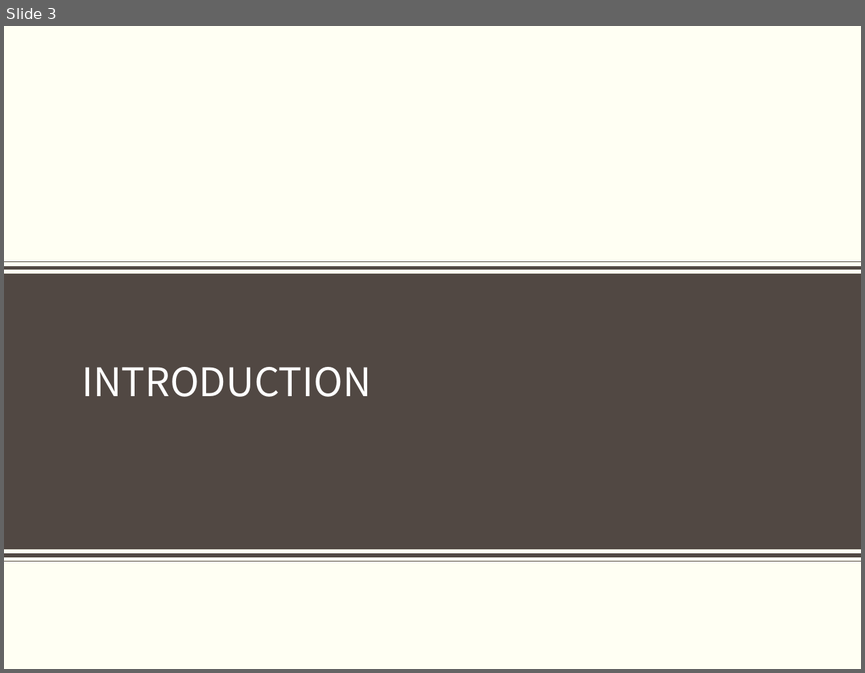
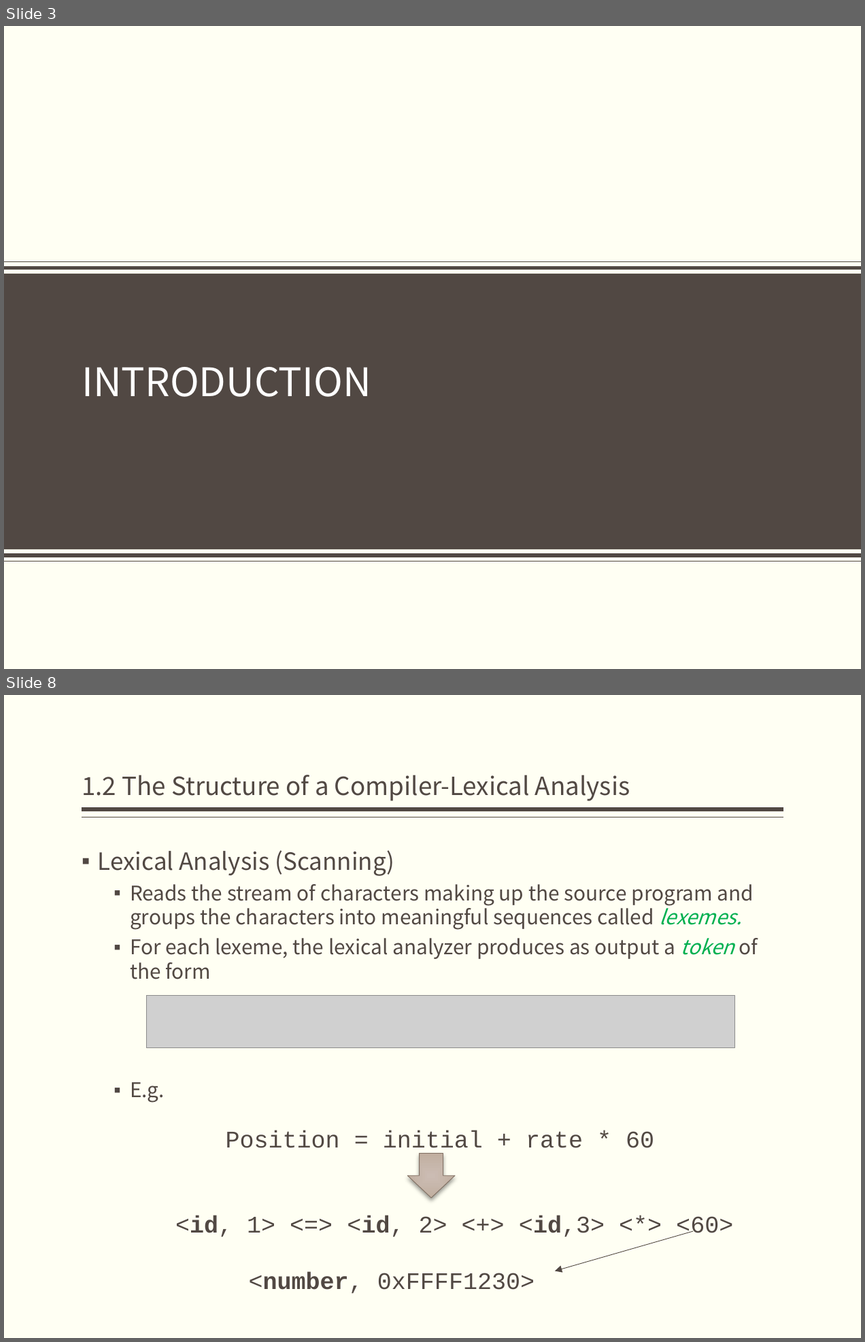
Before and after one commit to bonkboykz/jz81.github.io, a slide deck: course/compiler/LectureNotes/(Spring2017)Lecture1.pptx. Shown one above the other, each under a label of ours: slide 3 before the commit, slides 3 and 8 after it; the slides between them are not shown. The pictures are 865x673 and 865x1342 pixels, drawn with LibreOffice and Linux fonts; fonts in the diff are those of the drawing; grey boxes stand for pictures; background and template pictures are left out. Boxes give left, top, right and bottom in pixels: in the first picture for what was removed or moved away, otherwise in the second. Text is boxed around its words. In the diff, an @@ line names an element or a change of style, - is before the commit and + after.

```diff
--- a/course/compiler/LectureNotes/(Spring2017)Lecture1.pptx
+++ b/course/compiler/LectureNotes/(Spring2017)Lecture1.pptx
@@ slide 8 added at (x1=4, y1=695, x2=861, y2=1338), background #FFFFF3 @@
@@ title added at (x1=82, y1=775, x2=630, y2=801), 21 pt, text #514843 @@
+1.2 The Structure of a Compiler-Lexical Analysis
@@ line added from (784, 809) to (82, 809), #514843 3 pt @@
@@ line added from (784, 817) to (82, 817), #514843 1 pt @@
@@ text added at (x1=98, y1=850, x2=758, y2=1102), 17 pt, text #514843 @@
+▪ Lexical Analysis (Scanning)
+  ▪ Reads the stream of characters making up the source program and groups the characters into meaningful sequences called lexemes.
+  ▪ For each lexeme, the lexical analyzer produces as output a token of the form
+  ▪ E.g.
@@ picture added at (x1=146, y1=995, x2=734, y2=1047) @@
@@ text added at (x1=226, y1=1130, x2=654, y2=1154), 20 pt, text #514843 @@
+Position = initial + rate * 60
@@ down arrow added at (x1=407, y1=1153, x2=455, y2=1198), fill gradient #CCBDB3 to #C2AEA1, outline #806F63 0.5 pt @@
@@ text added at (x1=175, y1=1215, x2=733, y2=1236), 20 pt, text #514843 @@
+<id, 1> <=> <id, 2> <+> <id,3> <*> <60>
@@ arrow added from (693, 1232) to (555, 1271), #514843 0.5 pt @@
@@ text added at (x1=249, y1=1272, x2=534, y2=1293), 20 pt, text #514843 @@
+<number, 0xFFFF1230>
```
Also in this commit, not shown: 2 slides changed, 18 other slides added.
